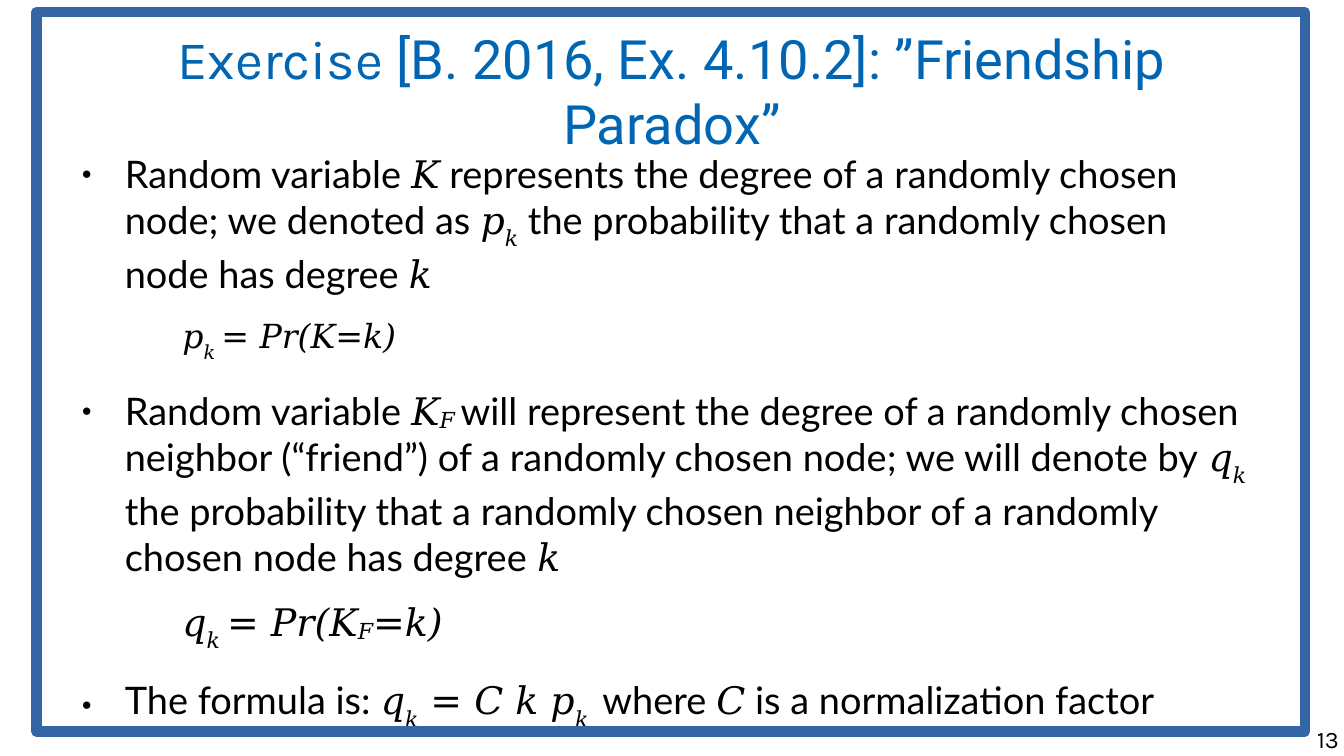
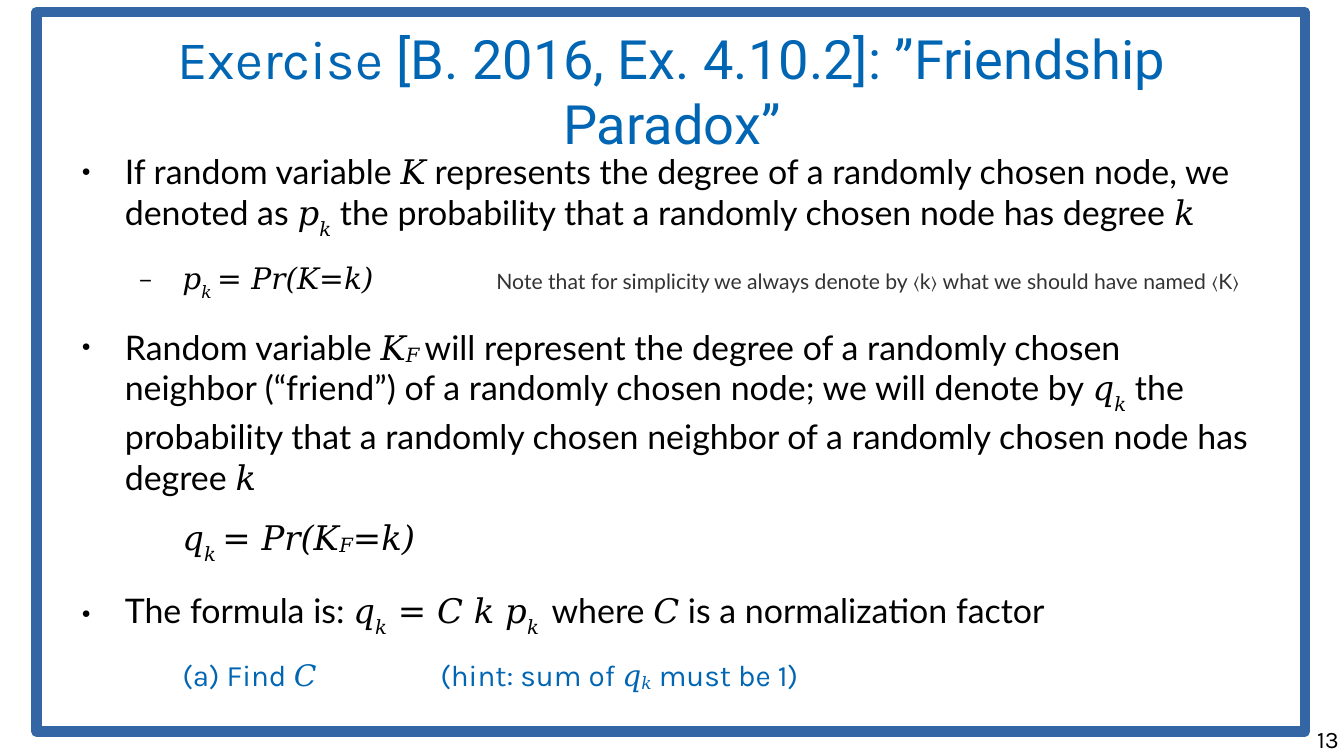
Before and after one commit to chatox/networks-science-course, a slide deck: slide 13 of theory/odp/tt15-friendship_paradox.odp. Drawn at 1344x756 pixels with LibreOffice and Linux fonts; fonts in the diff are those of the drawing. Boxes give left, top, right and bottom in pixels: in the first picture for what was removed or moved away, otherwise in the second. Text is boxed around its words. In the diff, an @@ line names an element or a change of style, - is before the commit and + after.

```diff
--- a/theory/odp/tt15-friendship_paradox.odp
+++ b/theory/odp/tt15-friendship_paradox.odp
@@ text at (x1=125, y1=159, x2=1239, y2=294): text changed; size 22.4 to 20 pt @@
-● Random variable K represents the degree of a randomly chosen node; we denoted as pk the probability that a randomly chosen node has degree k
-  pk = Pr(K=k)
+● If random variable K represents the degree of a randomly chosen node, we denoted as pk the probability that a randomly chosen node has degree k
+  − pk = Pr(K=k) Note that for simplicity we always denote by 〈k〉 what we should have named 〈K〉
@@ text at (x1=125, y1=335, x2=1247, y2=690): size 22.4 to 20 pt in "Random variable KF will represent the degree ...", "qk = Pr(KF=k)", "The formula is: qk = C k ..."; size 19.6 to 17.5 pt in "(a) Find C (hint: sum of qk ..." @@
```
Also in this commit, not shown: 4 other slides changed, 1 other file.
